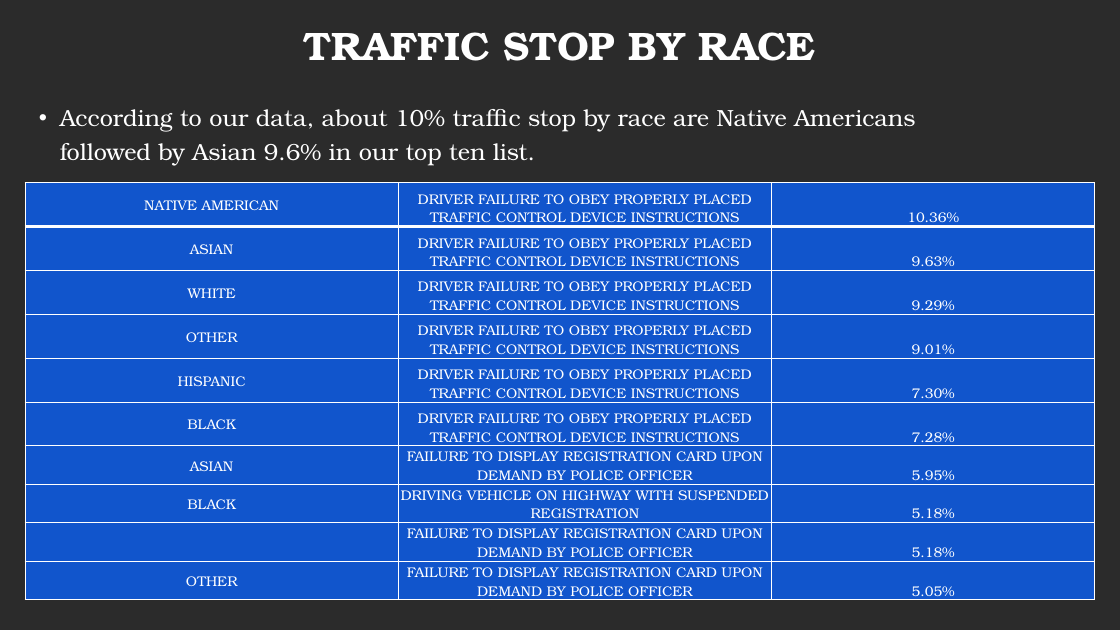
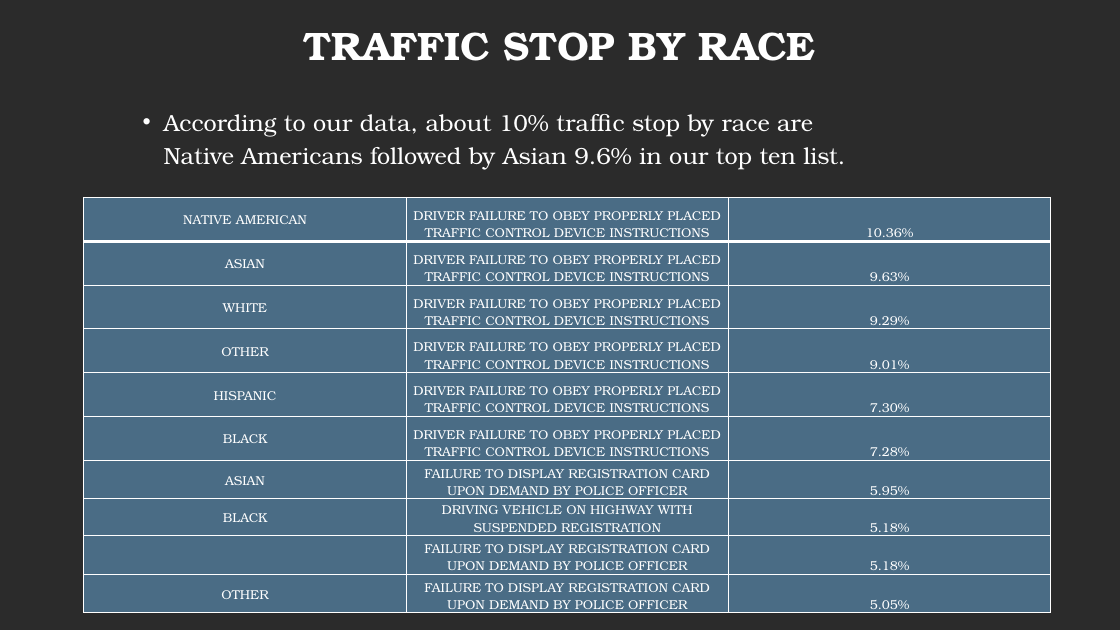
Before and after one commit to bhaveshnema/Project-Traffic-Violations, a slide deck: slide 16 of TeamProject1_TrafficViolationMD.pptx (slide 15 before the commit). Drawn at 1120x630 pixels with LibreOffice and Linux fonts; fonts in the diff are those of the drawing; background and template pictures are left out; a plain dark background stands for a picture behind light text. Boxes give left, top, right and bottom in pixels: in the first picture for what was removed or moved away, otherwise in the second. Text is boxed around its words. In the diff, an @@ line names an element or a change of style, - is before the commit and + after.

```diff
--- a/TeamProject1_TrafficViolationMD.pptx
+++ b/TeamProject1_TrafficViolationMD.pptx
@@ text "According to our data, about ..." rewrapped from box(60, 109, 915, 165) to box(164, 114, 845, 170) @@
@@ table at box(84, 197, 1052, 617) @@
@@ fill #1155CC to #649FCC at 56% opacity in 30 cells @@
@@ size 12 to 11 pt @@
@@ table: place and size @@
-table at box(25, 183, 1095, 604)
+table at box(84, 197, 1052, 617)
```
Also in this commit, not shown: 5 other slides changed, 2 slides added, 1 slide removed.
